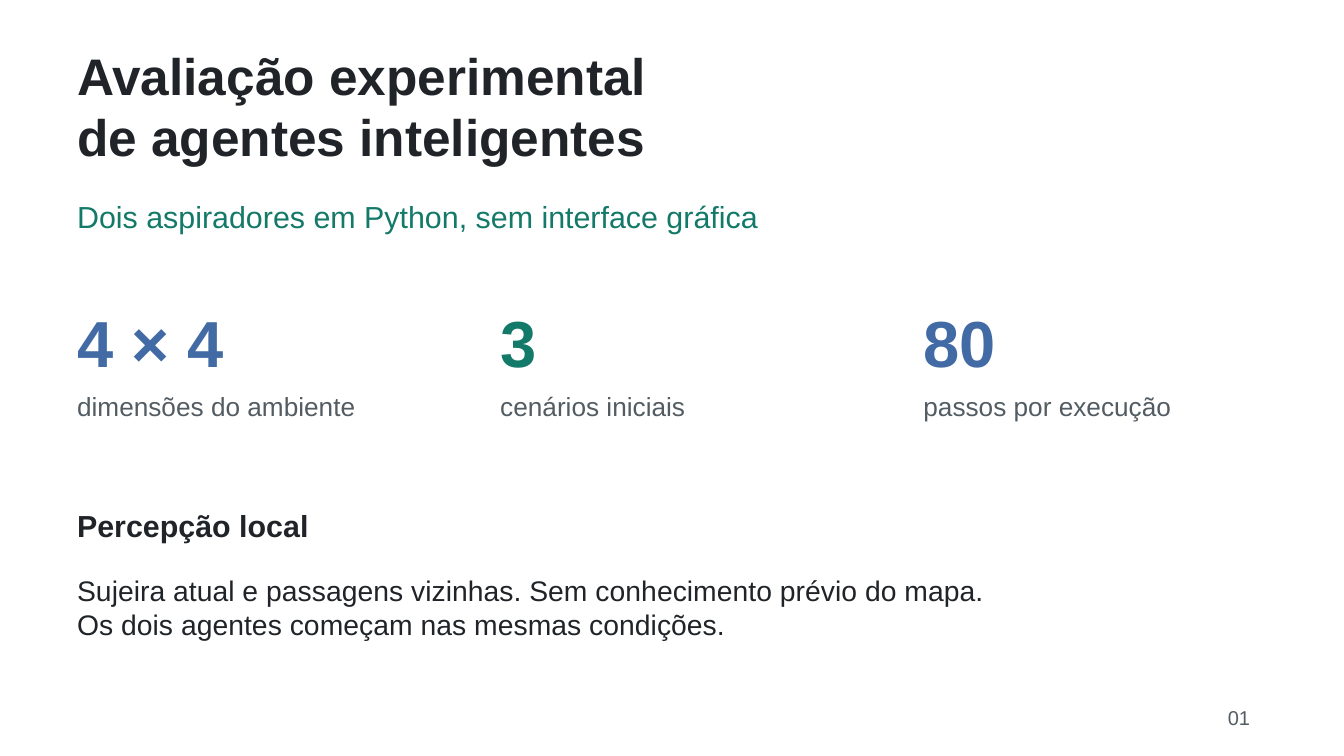
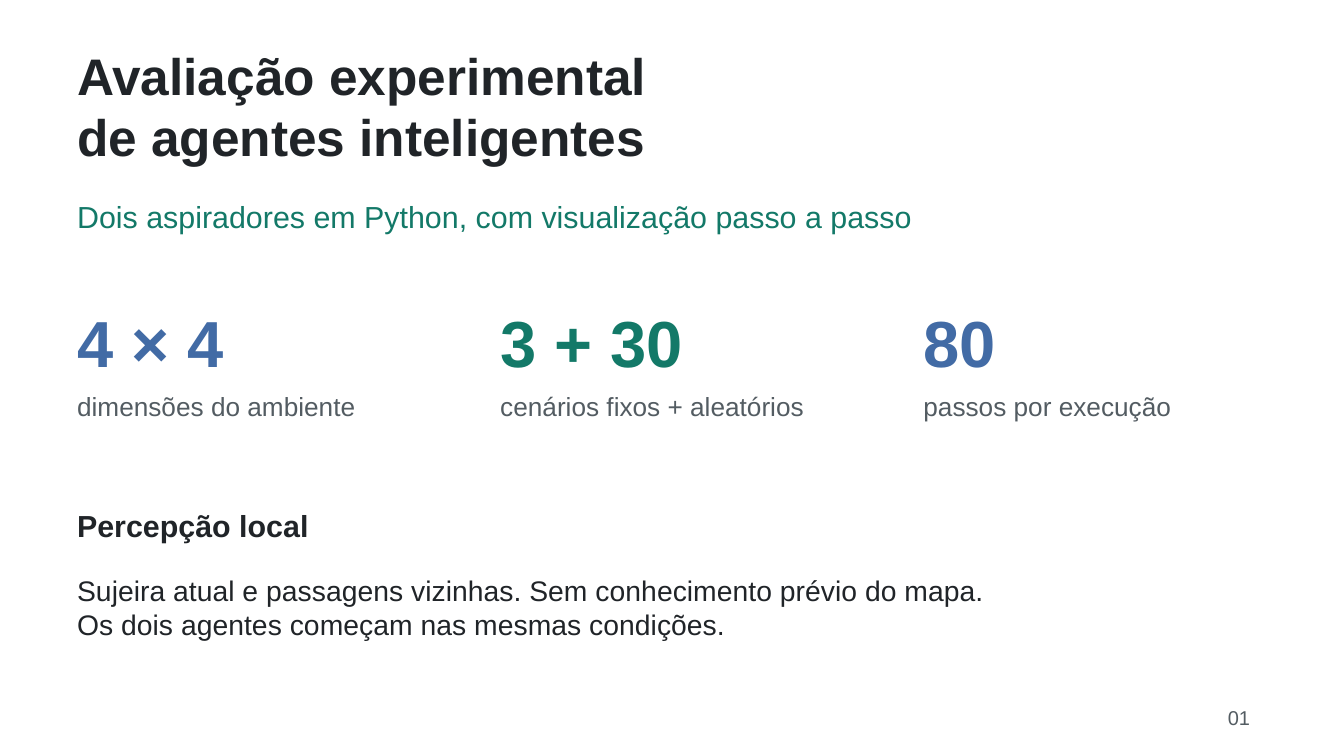
Before and after one commit to Lucas4lmeida/agentes-inteligentes-aspirador, a slide deck: slide 1 of apresentacao_agentes.pptx. Drawn at 1344x756 pixels with LibreOffice and Linux fonts; fonts in the diff are those of the drawing. Boxes give left, top, right and bottom in pixels: in the first picture for what was removed or moved away, otherwise in the second. Text is boxed around its words. In the diff, an @@ line names an element or a change of style, - is before the commit and + after.

```diff
--- a/apresentacao_agentes.pptx
+++ b/apresentacao_agentes.pptx
@@ text at bbox=[77, 206, 911, 234]: text changed @@
-Dois aspiradores em Python, sem interface gráfica
+Dois aspiradores em Python, com visualização passo a passo
@@ text at bbox=[500, 321, 682, 368]: text changed @@
-3
+3 + 30
@@ text at bbox=[500, 396, 804, 417]: text changed @@
-cenários iniciais
+cenários fixos + aleatórios
```
Also in this commit, not shown: 4 other slides changed, 4 other files.
